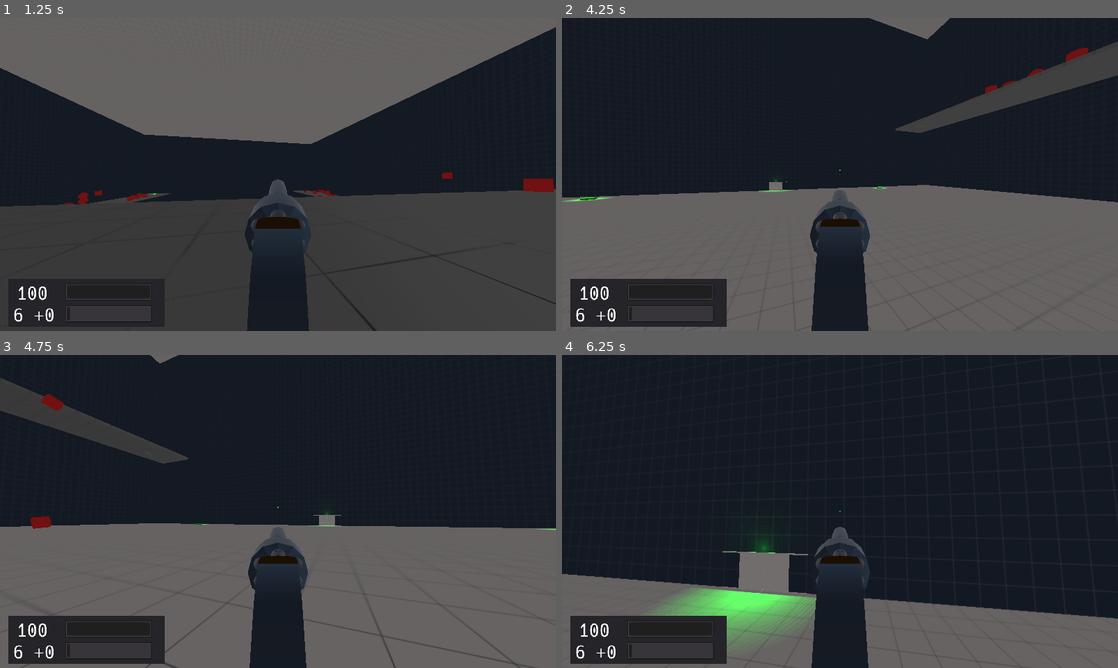
Above: before the commit, frames 1-4 (two rows, left to right).
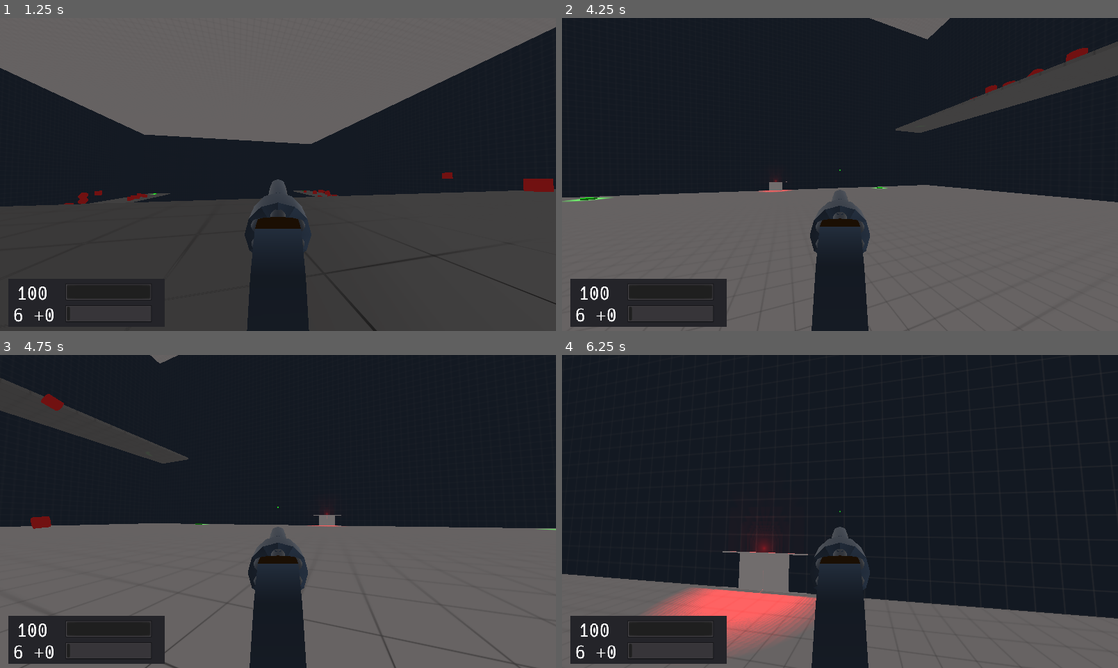
Above: after the commit, the same moments.

Repository: duckinator/keress
Game: Godot game, scene res://levels/Level_003.tscn
Two runs of this game, one before a commit and one after it. Both use one fixed random seed, a clock stepped at 60 frames per second and the inputs below. This scene is started directly instead of the project's main scene.
Inputs (mouse positions are in pixels of both pictures, inside the frame that each line leads up to):
- Up to frame 1 (1.25 s): tap Enter (ui_accept) at 0.5 s; move the mouse to (305, 174) at 0.52 s; press the mouse at (305, 174) at 0.53 s; hold W (movement_forward) from 0.53 s (still down); tap Space (movement_jump) at 0.77 s
- Up to frame 2 (4.25 s): keep holding W (movement_forward); move the mouse to (812, 174) at 1.27 s; release the mouse at (812, 174) at 1.28 s; right-click (812, 174) at 1.35 s; tap Space (movement_jump) at 1.52, 3.02, 3.77 s; move the mouse to (851, 168) at 2.02 s; tap Shift (movement_crouch) at 2.1 s; move the mouse to (834, 180) at 2.77 s; tap Tab (quick_switch_item) at 2.85 s; move the mouse to (878, 177) at 3.52 s; hold 1 from 3.53 s (still down)
- Up to frame 3 (4.75 s): keep holding W (movement_forward); move the mouse to (233, 508) at 4.27 s; release 1 at 4.28 s; tap 2 at 4.35 s; tap Space (movement_jump) at 4.52 s
- Up to frame 4 (6.25 s): move the mouse to (845, 511) at 5.02 s; hold 3 5.03-5.78 s; move the mouse to (817, 505) at 5.77 s; release W (movement_forward) at 5.78 s; hold D (movement_right) from 5.78 s (still down); tap 4 at 5.85 s; tap Space (movement_jump) at 6.02 s

Frame 1 is identical in both runs. In frame 2, less than 0.1% of the frame differs, in the area x 35-42%, y 51-56%; in frame 3, less than 0.1%; in frame 4, 3.5%, in the area x 15-46%, y 56-96%.
Error in both runs: Invalid get index 'result' (on base: 'Dictionary'). (res://BuildInfo.gd:10)

Commit message:
Fix doors always showing green lights even when locked.

Diff:
--- a/src/environment/door/Door.gd
+++ b/src/environment/door/Door.gd
@@ -35,6 +35,8 @@
 	$Lights/Red.visible = locked
 
 func _physics_process(delta):
+	update_state()
+
 	if state == OPENED or state == CLOSED:
 		return
 
@@ -62,9 +64,14 @@
 		$RightTween.interpolate_property(right, "translation", right.translation, right_target, door_speed, Tween.TRANS_ELASTIC, Tween.EASE_IN_OUT)
 		$RightTween.start()
 
+func update_state():
+	var scene = get_tree().current_scene
+	if scene.has_method("update_door_locks"):
+		scene.update_door_locks()
+	_adjust_light()
+
 func open():
 	var scene = get_tree().current_scene
-	_adjust_light()
 
 	if state == OPENED or state == OPENING:
 		return true
@@ -80,7 +87,6 @@
 		return scene.opening_door(self)
 
 func close():
-	_adjust_light()
 	if state == CLOSED or state == CLOSING:
 		return true
 
--- a/src/levels/Level_001.gd
+++ b/src/levels/Level_001.gd
@@ -15,8 +15,9 @@
 	trans = trans.round()
 	Console.log("player_noise(" + str(trans) + ", " + str(sound) + ", " + str(loudness) + ")")
 
-func can_open_door(door):
-	return (not door.is_exit) or (len(mobs) == 0)
+func update_door_locks():
+	if len(mobs) == 0:
+		$Exit_Door.locked = false
 
 func opening_door(door):
 	pass
--- a/src/levels/Level_001.tscn
+++ b/src/levels/Level_001.tscn
@@ -30,154 +30,154 @@
 [sub_resource type="ConvexPolygonShape" id=5]
 points = PoolVector3Array( -25, 1, 100, 25, 1, -100, 25, 1, 100, -25, 1, -100, -25, -1, 100, 25, -1, -100, 25, -1, 100, …(232 unchanged characters)…
 
-[sub_resource type="NavigationMesh" id=39]
+[sub_resource type="NavigationMesh" id=6]
 vertices = PoolVector3Array( -25, 1, 100, 25, 1, -100, 25, 1, 100, -25, 1, -100, -25, -1, 100, 25, -1, -100, 25, -1, 10 …(234 unchanged characters)…
 polygons = [ PoolIntArray( 0, 2, 4 ), PoolIntArray( 2, 6, 4 ), PoolIntArray( 1, 3, 5 ), PoolIntArray( 3, 7, 5 ), PoolIn …(216 unchanged characters)…
 
-[sub_resource type="SpatialMaterial" id=6]
+[sub_resource type="SpatialMaterial" id=7]
 albedo_texture = ExtResource( 3 )
 uv1_scale = Vector3( 0.25, 0, 0.25 )
 uv1_offset = Vector3( 0.5, 0, 0.4 )
 uv1_triplanar = true
 
-[sub_resource type="CubeMesh" id=7]
-material = SubResource( 6 )
+[sub_resource type="CubeMesh" id=8]
+material = SubResource( 7 )
 size = Vector3( 20, 1, 205 )
 
-[sub_resource type="ConvexPolygonShape" id=8]
+[sub_resource type="ConvexPolygonShape" id=9]
 points = PoolVector3Array( -10, 0.5, 102.5, 10, 0.5, -102.5, 10, 0.5, 102.5, -10, 0.5, -102.5, -10, -0.5, 102.5, 10, -0 …(328 unchanged characters)…
 
-[sub_resource type="NavigationMesh" id=40]
+[sub_resource type="NavigationMesh" id=10]
 vertices = PoolVector3Array( -10, 0.5, 102.5, 10, 0.5, -102.5, 10, 0.5, 102.5, -10, 0.5, -102.5, -10, -0.5, 102.5, 10,  …(330 unchanged characters)…
 polygons = [ PoolIntArray( 0, 2, 4 ), PoolIntArray( 2, 6, 4 ), PoolIntArray( 1, 3, 5 ), PoolIntArray( 3, 7, 5 ), PoolIn …(216 unchanged characters)…
 
-[sub_resource type="SpatialMaterial" id=9]
+[sub_resource type="SpatialMaterial" id=11]
 albedo_texture = ExtResource( 3 )
 uv1_scale = Vector3( 0.25, 1, 0.25 )
 uv1_offset = Vector3( 0.5, 0, -0.6 )
 uv1_triplanar = true
 
-[sub_resource type="CubeMesh" id=10]
-material = SubResource( 9 )
+[sub_resource type="CubeMesh" id=12]
+material = SubResource( 11 )
 size = Vector3( 20, 1, 205 )
 
-[sub_resource type="ConvexPolygonShape" id=11]
+[sub_resource type="ConvexPolygonShape" id=13]
 points = PoolVector3Array( -10, 0.5, 102.5, 10, 0.5, -102.5, 10, 0.5, 102.5, -10, 0.5, -102.5, -10, -0.5, 102.5, 10, -0 …(328 unchanged characters)…
 
-[sub_resource type="NavigationMesh" id=41]
+[sub_resource type="NavigationMesh" id=14]
 vertices = PoolVector3Array( -10, 0.5, 102.5, 10, 0.5, -102.5, 10, 0.5, 102.5, -10, 0.5, -102.5, -10, -0.5, 102.5, 10,  …(330 unchanged characters)…
 polygons = [ PoolIntArray( 0, 2, 4 ), PoolIntArray( 2, 6, 4 ), PoolIntArray( 1, 3, 5 ), PoolIntArray( 3, 7, 5 ), PoolIn …(216 unchanged characters)…
 
-[sub_resource type="SpatialMaterial" id=12]
+[sub_resource type="SpatialMaterial" id=15]
 albedo_texture = ExtResource( 4 )
 uv1_scale = Vector3( 0.25, 0.25, 0 )
 uv1_offset = Vector3( 0, 0.4, -0.25 )
 uv1_triplanar = true
 
-[sub_resource type="CubeMesh" id=13]
-material = SubResource( 12 )
+[sub_resource type="CubeMesh" id=16]
+material = SubResource( 15 )
 size = Vector3( 3, 13, 200 )
 
-[sub_resource type="ConvexPolygonShape" id=14]
+[sub_resource type="ConvexPolygonShape" id=17]
 points = PoolVector3Array( -1.5, 6.5, 100, 1.5, 6.5, -100, 1.5, 6.5, 100, -1.5, 6.5, -100, -1.5, -6.5, 100, 1.5, -6.5,  …(304 unchanged characters)…
 
-[sub_resource type="ConvexPolygonShape" id=15]
+[sub_resource type="ConvexPolygonShape" id=18]
 points = PoolVector3Array( -1.5, 6.5, 100, 1.5, 6.5, -100, 1.5, 6.5, 100, -1.5, 6.5, -100, -1.5, -6.5, 100, 1.5, -6.5,  …(304 unchanged characters)…
 
-[sub_resource type="CubeMesh" id=16]
+[sub_resource type="CubeMesh" id=19]
 size = Vector3( 44, 40, 3 )
 
-[sub_resource type="SpatialMaterial" id=17]
+[sub_resource type="SpatialMaterial" id=20]
 albedo_texture = ExtResource( 5 )
 uv1_scale = Vector3( 0.25, 0.25, 0.25 )
 uv1_offset = Vector3( 0.5, 0, 0.5 )
 uv1_triplanar = true
 
-[sub_resource type="ConvexPolygonShape" id=18]
+[sub_resource type="ConvexPolygonShape" id=21]
 points = PoolVector3Array( -22, 20, 1.5, 22, 20, -1.5, 22, 20, 1.5, -22, 20, -1.5, -22, -20, 1.5, 22, -20, -1.5, 22, -2 …(256 unchanged characters)…
 
-[sub_resource type="SpatialMaterial" id=19]
+[sub_resource type="SpatialMaterial" id=22]
 albedo_texture = ExtResource( 5 )
 uv1_scale = Vector3( 0.25, 0.25, 0.25 )
 uv1_offset = Vector3( 0.5, 0.75, 0 )
-uv1_triplanar = true
-
-[sub_resource type="CubeMesh" id=20]
-material = SubResource( 19 )
-size = Vector3( 75, 30, 4 )
-
-[sub_resource type="ConvexPolygonShape" id=21]
-points = PoolVector3Array( -37.5, 15, 2, 37.5, 15, -2, 37.5, 15, 2, -37.5, 15, -2, -37.5, -15, 2, 37.5, -15, -2, 37.5, -15, 2, -37.5, -15, -2, 37.5, 15, 2, -37.5, 15, -2, 37.5, 15, -2, -37.5, 15, 2, 37.5, -15, 2, -37.5, -15, -2, 37.5, -15, -2, -37.5, -15, 2, 37.5, 15, 2, -37.5, -15, 2, -37.5, 15, 2, 37.5, -15, 2, 37.5, 15, -2, -37.5, -15, -2, -37.5, 15, -2, 37.5, -15, -2 )
-
-[sub_resource type="SpatialMaterial" id=22]
-albedo_texture = ExtResource( 5 )
-uv1_scale = Vector3( 0.25, 0.25, 0.25 )
-uv1_offset = Vector3( 0.5, 0.5, 0 )
 uv1_triplanar = true
 
 [sub_resource type="CubeMesh" id=23]
 material = SubResource( 22 )
+size = Vector3( 75, 30, 4 )
+
+[sub_resource type="ConvexPolygonShape" id=24]
+points = PoolVector3Array( -37.5, 15, 2, 37.5, 15, -2, 37.5, 15, 2, -37.5, 15, -2, -37.5, -15, 2, 37.5, -15, -2, 37.5, -15, 2, -37.5, -15, -2, 37.5, 15, 2, -37.5, 15, -2, 37.5, 15, -2, -37.5, 15, 2, 37.5, -15, 2, -37.5, -15, -2, 37.5, -15, -2, -37.5, -15, 2, 37.5, 15, 2, -37.5, -15, 2, -37.5, 15, 2, 37.5, -15, 2, 37.5, 15, -2, -37.5, -15, -2, -37.5, 15, -2, 37.5, -15, -2 )
+
+[sub_resource type="SpatialMaterial" id=25]
+albedo_texture = ExtResource( 5 )
+uv1_scale = Vector3( 0.25, 0.25, 0.25 )
+uv1_offset = Vector3( 0.5, 0.5, 0 )
+uv1_triplanar = true
+
+[sub_resource type="CubeMesh" id=26]
+material = SubResource( 25 )
 size = Vector3( 12, 12, 4 )
 
-[sub_resource type="ConvexPolygonShape" id=24]
+[sub_resource type="ConvexPolygonShape" id=27]
 points = PoolVector3Array( -6, 6, 2, 6, 6, -2, 6, 6, 2, -6, 6, -2, -6, -6, 2, 6, -6, -2, 6, -6, 2, -6, -6, -2, 6, 6, 2, -6, 6, -2, 6, 6, -2, -6, 6, 2, 6, -6, 2, -6, -6, -2, 6, -6, -2, -6, -6, 2, 6, 6, 2, -6, -6, 2, -6, 6, 2, 6, -6, 2, 6, 6, -2, -6, -6, -2, -6, 6, -2, 6, -6, -2 )
 
-[sub_resource type="ConvexPolygonShape" id=25]
+[sub_resource type="ConvexPolygonShape" id=28]
 points = PoolVector3Array( -6, 6, 2, 6, 6, -2, 6, 6, 2, -6, 6, -2, -6, -6, 2, 6, -6, -2, 6, -6, 2, -6, -6, -2, 6, 6, 2, -6, 6, -2, 6, 6, -2, -6, 6, 2, 6, -6, 2, -6, -6, -2, 6, -6, -2, -6, -6, 2, 6, 6, 2, -6, -6, 2, -6, 6, 2, 6, -6, 2, 6, 6, -2, -6, -6, -2, -6, 6, -2, 6, -6, -2 )
 
-[sub_resource type="SpatialMaterial" id=26]
+[sub_resource type="SpatialMaterial" id=29]
 albedo_texture = ExtResource( 3 )
 uv1_scale = Vector3( 0.25, 0, 0.25 )
 uv1_offset = Vector3( 0.5, 0, -0.3 )
 uv1_triplanar = true
 
-[sub_resource type="CubeMesh" id=27]
-material = SubResource( 26 )
-size = Vector3( 60, 3, 10 )
-
-[sub_resource type="ConvexPolygonShape" id=28]
-points = PoolVector3Array( -30, 1.5, 2.5, 30, 1.5, -2.5, 30, 1.5, 2.5, -30, 1.5, -2.5, -30, -1.5, 2.5, 30, -1.5, -2.5, 30, -1.5, 2.5, -30, -1.5, -2.5, 30, 1.5, 2.5, -30, 1.5, -2.5, 30, 1.5, -2.5, -30, 1.5, 2.5, 30, -1.5, 2.5, -30, -1.5, -2.5, 30, -1.5, -2.5, -30, -1.5, 2.5, 30, 1.5, 2.5, -30, -1.5, 2.5, -30, 1.5, 2.5, 30, -1.5, 2.5, 30, 1.5, -2.5, -30, -1.5, -2.5, -30, 1.5, -2.5, 30, -1.5, -2.5 )
-
-[sub_resource type="SpatialMaterial" id=29]
-albedo_texture = ExtResource( 5 )
-uv1_scale = Vector3( 0.25, 0.25, 0.25 )
-uv1_offset = Vector3( 0, -0.4, 0.5 )
-uv1_triplanar = true
-
 [sub_resource type="CubeMesh" id=30]
 material = SubResource( 29 )
-size = Vector3( 80, 27, 3 )
+size = Vector3( 60, 3, 10 )
 
 [sub_resource type="ConvexPolygonShape" id=31]
-points = PoolVector3Array( -40, 8.5, 1.5, 40, 8.5, -1.5, 40, 8.5, 1.5, -40, 8.5, -1.5, -40, -8.5, 1.5, 40, -8.5, -1.5, 40, -8.5, 1.5, -40, -8.5, -1.5, 40, 8.5, 1.5, -40, 8.5, -1.5, 40, 8.5, -1.5, -40, 8.5, 1.5, 40, -8.5, 1.5, -40, -8.5, -1.5, 40, -8.5, -1.5, -40, -8.5, 1.5, 40, 8.5, 1.5, -40, -8.5, 1.5, -40, 8.5, 1.5, 40, -8.5, 1.5, 40, 8.5, -1.5, -40, -8.5, -1.5, -40, 8.5, -1.5, 40, -8.5, -1.5 )
+points = PoolVector3Array( -30, 1.5, 2.5, 30, 1.5, -2.5, 30, 1.5, 2.5, -30, 1.5, -2.5, -30, -1.5, 2.5, 30, -1.5, -2.5, 30, -1.5, 2.5, -30, -1.5, -2.5, 30, 1.5, 2.5, -30, 1.5, -2.5, 30, 1.5, -2.5, -30, 1.5, 2.5, 30, -1.5, 2.5, -30, -1.5, -2.5, 30, -1.5, -2.5, -30, -1.5, 2.5, 30, 1.5, 2.5, -30, -1.5, 2.5, -30, 1.5, 2.5, 30, -1.5, 2.5, 30, 1.5, -2.5, -30, -1.5, -2.5, -30, 1.5, -2.5, 30, -1.5, -2.5 )
 
 [sub_resource type="SpatialMaterial" id=32]
-albedo_texture = ExtResource( 3 )
-uv1_scale = Vector3( 0.25, 0.25, 0.25 )
-uv1_offset = Vector3( 0, 0, 0.125 )
+albedo_texture = ExtResource( 5 )
+uv1_scale = Vector3( 0.25, 0.25, 0.25 )
+uv1_offset = Vector3( 0, -0.4, 0.5 )
 uv1_triplanar = true
 
 [sub_resource type="CubeMesh" id=33]
 material = SubResource( 32 )
-size = Vector3( 80, 3, 210 )
+size = Vector3( 80, 27, 3 )
 
 [sub_resource type="ConvexPolygonShape" id=34]
-points = PoolVector3Array( -40, 1.5, 105, 40, 1.5, -105, 40, 1.5, 105, -40, 1.5, -105, -40, -1.5, 105, 40, -1.5, -105, 40, -1.5, 105, -40, -1.5, -105, 40, 1.5, 105, -40, 1.5, -105, 40, 1.5, -105, -40, 1.5, 105, 40, -1.5, 105, -40, -1.5, -105, 40, -1.5, -105, -40, -1.5, 105, 40, 1.5, 105, -40, -1.5, 105, -40, 1.5, 105, 40, -1.5, 105, 40, 1.5, -105, -40, -1.5, -105, -40, 1.5, -105, 40, -1.5, -105 )
+points = PoolVector3Array( -40, 8.5, 1.5, 40, 8.5, -1.5, 40, 8.5, 1.5, -40, 8.5, -1.5, -40, -8.5, 1.5, 40, -8.5, -1.5, 40, -8.5, 1.5, -40, -8.5, -1.5, 40, 8.5, 1.5, -40, 8.5, -1.5, 40, 8.5, -1.5, -40, 8.5, 1.5, 40, -8.5, 1.5, -40, -8.5, -1.5, 40, -8.5, -1.5, -40, -8.5, 1.5, 40, 8.5, 1.5, -40, -8.5, 1.5, -40, 8.5, 1.5, 40, -8.5, 1.5, 40, 8.5, -1.5, -40, -8.5, -1.5, -40, 8.5, -1.5, 40, -8.5, -1.5 )
 
 [sub_resource type="SpatialMaterial" id=35]
-albedo_texture = ExtResource( 5 )
-uv1_scale = Vector3( 0.25, 0.25, 0.25 )
-uv1_offset = Vector3( 0, 0.75, 0.25 )
+albedo_texture = ExtResource( 3 )
+uv1_scale = Vector3( 0.25, 0.25, 0.25 )
+uv1_offset = Vector3( 0, 0, 0.125 )
 uv1_triplanar = true
 
 [sub_resource type="CubeMesh" id=36]
 material = SubResource( 35 )
+size = Vector3( 80, 3, 210 )
+
+[sub_resource type="ConvexPolygonShape" id=37]
+points = PoolVector3Array( -40, 1.5, 105, 40, 1.5, -105, 40, 1.5, 105, -40, 1.5, -105, -40, -1.5, 105, 40, -1.5, -105, 40, -1.5, 105, -40, -1.5, -105, 40, 1.5, 105, -40, 1.5, -105, 40, 1.5, -105, -40, 1.5, 105, 40, -1.5, 105, -40, -1.5, -105, 40, -1.5, -105, -40, -1.5, 105, 40, 1.5, 105, -40, -1.5, 105, -40, 1.5, 105, 40, -1.5, 105, 40, 1.5, -105, -40, -1.5, -105, -40, 1.5, -105, 40, -1.5, -105 )
+
+[sub_resource type="SpatialMaterial" id=38]
+albedo_texture = ExtResource( 5 )
+uv1_scale = Vector3( 0.25, 0.25, 0.25 )
+uv1_offset = Vector3( 0, 0.75, 0.25 )
+uv1_triplanar = true
+
+[sub_resource type="CubeMesh" id=39]
+material = SubResource( 38 )
 size = Vector3( 3, 18, 204 )
 
-[sub_resource type="ConvexPolygonShape" id=37]
+[sub_resource type="ConvexPolygonShape" id=40]
 points = PoolVector3Array( -1.5, 9, 102, 1.5, 9, -102, 1.5, 9, 102, -1.5, 9, -102, -1.5, -9, 102, 1.5, -9, -102, 1.5, - …(256 unchanged characters)…
 
-[sub_resource type="ConvexPolygonShape" id=38]
+[sub_resource type="ConvexPolygonShape" id=41]
 points = PoolVector3Array( -1.5, 9, 102, 1.5, 9, -102, 1.5, 9, 102, -1.5, 9, -102, -1.5, -9, 102, 1.5, -9, -102, 1.5, - …(256 unchanged characters)…
 
 [node name="Level_001" type="Spatial"]
@@ -279,94 +279,95 @@
 [node name="Top" type="MeshInstance" parent="Arena_Wall_Exit"]
 editor/display_folded = true
 transform = Transform( 1, 0, 0, 0, 1, 0, 0, 0, 1, 0, 28, -167 )
-mesh = SubResource( 20 )
+mesh = SubResource( 23 )
 material/0 = null
 
 [node name="StaticBody" type="StaticBody" parent="Arena_Wall_Exit/Top"]
 
 [node name="CollisionShape" type="CollisionShape" parent="Arena_Wall_Exit/Top/StaticBody"]
-shape = SubResource( 21 )
+shape = SubResource( 24 )
 
 [node name="Left" type="MeshInstance" parent="Arena_Wall_Exit"]
 editor/display_folded = true
 transform = Transform( 1, 0, 0, 0, 1, 0, 0, 0, 1, -16, 7, -167 )
-mesh = SubResource( 23 )
+mesh = SubResource( 26 )
 material/0 = null
 
 [node name="StaticBody" type="StaticBody" parent="Arena_Wall_Exit/Left"]
 
 [node name="CollisionShape" type="CollisionShape" parent="Arena_Wall_Exit/Left/StaticBody"]
-shape = SubResource( 24 )
+shape = SubResource( 27 )
 
 [node name="Right" type="MeshInstance" parent="Arena_Wall_Exit"]
 editor/display_folded = true
 transform = Transform( 1, 0, 0, 0, 1, 0, 0, 0, 1, 16, 7, -167 )
-mesh = SubResource( 23 )
+mesh = SubResource( 26 )
 material/0 = null
 
 [node name="StaticBody" type="StaticBody" parent="Arena_Wall_Exit/Right"]
 
 [node name="CollisionShape" type="CollisionShape" parent="Arena_Wall_Exit/Right/StaticBody"]
-shape = SubResource( 25 )
+shape = SubResource( 28 )
 
 [node name="Path_Floor" type="MeshInstance" parent="."]
 editor/display_folded = true
 transform = Transform( 1, 0, 0, 0, 1, 0, 0, 0, 1, 0, 12.5, 32.5 )
-mesh = SubResource( 27 )
+mesh = SubResource( 30 )
 material/0 = null
 
 [node name="StaticBody" type="StaticBody" parent="Path_Floor"]
 
 [node name="CollisionShape" type="CollisionShape" parent="Path_Floor/StaticBody"]
-shape = SubResource( 28 )
+shape = SubResource( 31 )
 
 [node name="Path_Wall_Rear" type="MeshInstance" parent="."]
 editor/display_folded = true
 transform = Transform( 1, 0, 0, 0, 1, 0, 0, 0, 1, 0, 27.5, 35 )
-mesh = SubResource( 30 )
+mesh = SubResource( 33 )
 material/0 = null
 
 [node name="StaticBody" type="StaticBody" parent="Path_Wall_Rear"]
 
 [node name="CollisionShape" type="CollisionShape" parent="Path_Wall_Rear/StaticBody"]
-shape = SubResource( 31 )
+shape = SubResource( 34 )
 
 [node name="Ceiling" type="MeshInstance" parent="."]
 editor/display_folded = true
 transform = Transform( 1, 0, 0, 0, 1, 0, 0, 0, 1, 0, 42.5, -68.5 )
-mesh = SubResource( 33 )
+mesh = SubResource( 36 )
 material/0 = null
 
 [node name="StaticBody" type="StaticBody" parent="Ceiling"]
 
 [node name="CollisionShape" type="CollisionShape" parent="Ceiling/StaticBody"]
-shape = SubResource( 34 )
+shape = SubResource( 37 )
 
 [node name="Upper_Left_Wall" type="MeshInstance" parent="."]
 editor/display_folded = true
 transform = Transform( 1, 0, 0, 0, 1, 0, 0, 0, 1, 38.5, 32, -68 )
-mesh = SubResource( 36 )
+mesh = SubResource( 39 )
 material/0 = null
 
 [node name="StaticBody" type="StaticBody" parent="Upper_Left_Wall"]
 
 [node name="CollisionShape" type="CollisionShape" parent="Upper_Left_Wall/StaticBody"]
-shape = SubResource( 37 )
+shape = SubResource( 40 )
 
 [node name="Upper_Right_Wall" type="MeshInstance" parent="."]
 editor/display_folded = true
 transform = Transform( 1, 0, 0, 0, 1, 0, 0, 0, 1, -38.5, 32, -68 )
-mesh = SubResource( 36 )
+mesh = SubResource( 39 )
 material/0 = null
 
 [node name="StaticBody" type="StaticBody" parent="Upper_Right_Wall"]
 
 [node name="CollisionShape" type="CollisionShape" parent="Upper_Right_Wall/StaticBody"]
-shape = SubResource( 38 )
+shape = SubResource( 41 )
 
 [node name="Exit_Door" parent="." instance=ExtResource( 6 )]
 transform = Transform( -4.37114e-08, 0, 1, 0, 1, 0, -1, 0, -4.37114e-08, 0, 5.1, -165 )
 is_exit = true
+locked = true
 
 [node name="Transition_001" parent="." instance=ExtResource( 7 )]
 transform = Transform( 1, 0, 0, 0, 1, 0, 0, 0, 1, 0, 0, -185 )
--- a/src/levels/Level_002.gd
+++ b/src/levels/Level_002.gd
@@ -13,8 +13,9 @@
 	trans = trans.round()
 	Console.log("player_noise(" + str(trans) + ", " + str(sound) + ", " + str(loudness) + ")")
 
-func can_open_door(door):
-	return (not door.is_exit) or (len(mobs) == 0)
+func update_door_locks():
+	if len(mobs) == 0:
+		$ExitDoor.locked = false
 
 func mob_died(mob):
 	Console.log("MOB DIED: " + str(mob))
--- a/src/levels/Level_002.tscn
+++ b/src/levels/Level_002.tscn
@@ -27,93 +27,93 @@
 [sub_resource type="ConvexPolygonShape" id=4]
 points = PoolVector3Array( -40, 2, 40, 40, 2, -40, 40, 2, 40, -40, 2, -40, -40, -2, 40, 40, -2, -40, 40, -2, 40, -40, - …(208 unchanged characters)…
 
-[sub_resource type="NavigationMesh" id=23]
+[sub_resource type="NavigationMesh" id=5]
 vertices = PoolVector3Array( -38, 2, 38, 38, 2, -38, 38, 2, 38, -38, 2, -38, -38, -2, 38, 38, -2, -38, 38, -2, 38, -38, …(210 unchanged characters)…
 polygons = [ PoolIntArray( 0, 2, 4 ), PoolIntArray( 2, 6, 4 ), PoolIntArray( 1, 3, 5 ), PoolIntArray( 3, 7, 5 ), PoolIn …(216 unchanged characters)…
 
-[sub_resource type="SpatialMaterial" id=5]
-albedo_texture = ExtResource( 5 )
-uv1_scale = Vector3( 0.25, 0.25, 0.25 )
-uv1_offset = Vector3( 0.5, 0, 0.5 )
-uv1_triplanar = true
-
 [sub_resource type="SpatialMaterial" id=6]
 albedo_texture = ExtResource( 5 )
 uv1_scale = Vector3( 0.25, 0.25, 0.25 )
+uv1_offset = Vector3( 0.5, 0, 0.5 )
+uv1_triplanar = true
+
+[sub_resource type="SpatialMaterial" id=7]
+albedo_texture = ExtResource( 5 )
+uv1_scale = Vector3( 0.25, 0.25, 0.25 )
 uv1_offset = Vector3( 0.5, 0.5, 0.5 )
 uv1_triplanar = true
 
-[sub_resource type="SpatialMaterial" id=7]
+[sub_resource type="SpatialMaterial" id=8]
 albedo_texture = ExtResource( 6 )
 uv1_scale = Vector3( 100, 100, 100 )
 
-[sub_resource type="CylinderMesh" id=8]
-material = SubResource( 7 )
+[sub_resource type="CylinderMesh" id=9]
+material = SubResource( 8 )
 top_radius = 4.0
 bottom_radius = 4.0
 height = 44.0
 
-[sub_resource type="ConvexPolygonShape" id=9]
+[sub_resource type="ConvexPolygonShape" id=10]
 points = PoolVector3Array( 0, 22, 4, 0.392069, 22, 3.98074, 0.780361, 22, 3.92314, 1.16114, 22, 3.82776, 1.53073, 22, 3 …(12499 unchanged characters)…
 
-[sub_resource type="SpatialMaterial" id=10]
+[sub_resource type="SpatialMaterial" id=11]
 albedo_texture = ExtResource( 7 )
 uv1_scale = Vector3( 0.25, 0.25, 0.25 )
 uv1_offset = Vector3( 0.5, 0.5, 0 )
 uv1_triplanar = true
 
-[sub_resource type="SpatialMaterial" id=11]
+[sub_resource type="SpatialMaterial" id=12]
 albedo_texture = ExtResource( 7 )
 uv1_scale = Vector3( 0.25, 0.25, 0.25 )
 uv1_offset = Vector3( 0, 0.5, 0.5 )
 uv1_triplanar = true
 
-[sub_resource type="SpatialMaterial" id=12]
+[sub_resource type="SpatialMaterial" id=13]
 albedo_texture = ExtResource( 7 )
 uv1_scale = Vector3( 0.25, 0.25, 0.25 )
 uv1_offset = Vector3( 0, 0.5, 0.5 )
 uv1_triplanar = true
 
-[sub_resource type="SpatialMaterial" id=13]
+[sub_resource type="SpatialMaterial" id=14]
 albedo_texture = ExtResource( 5 )
 uv1_scale = Vector3( 0.25, 0.25, 0.25 )
 uv1_offset = Vector3( 0.5, 0.5, 0.5 )
 uv1_triplanar = true
 
-[sub_resource type="CubeMesh" id=14]
-material = SubResource( 13 )
+[sub_resource type="CubeMesh" id=15]
+material = SubResource( 14 )
 size = Vector3( 20, 4, 20 )
 
-[sub_resource type="ConvexPolygonShape" id=15]
+[sub_resource type="ConvexPolygonShape" id=16]
 points = PoolVector3Array( -10, 2, 10, 10, 2, -10, 10, 2, 10, -10, 2, -10, -10, -2, 10, 10, -2, -10, 10, -2, 10, -10, - …(208 unchanged characters)…
 
-[sub_resource type="SpatialMaterial" id=16]
+[sub_resource type="SpatialMaterial" id=17]
 albedo_texture = ExtResource( 7 )
 uv1_scale = Vector3( 0.25, 0.25, 0.25 )
 uv1_offset = Vector3( 0.5, 0.5, 0.5 )
 uv1_triplanar = true
 
-[sub_resource type="CubeMesh" id=17]
-material = SubResource( 16 )
+[sub_resource type="CubeMesh" id=18]
+material = SubResource( 17 )
 size = Vector3( 20, 44, 4 )
 
-[sub_resource type="ConvexPolygonShape" id=18]
+[sub_resource type="ConvexPolygonShape" id=19]
 points = PoolVector3Array( -10, 18, 2, 10, 18, -2, 10, 18, 2, -10, 18, -2, -10, -18, 2, 10, -18, -2, 10, -18, 2, -10, - …(208 unchanged characters)…
 
-[sub_resource type="SpatialMaterial" id=19]
+[sub_resource type="SpatialMaterial" id=20]
 albedo_texture = ExtResource( 7 )
 uv1_scale = Vector3( 0.25, 0.25, 0.25 )
 uv1_offset = Vector3( 0.5, 0.5, 0.5 )
 uv1_triplanar = true
 
-[sub_resource type="CubeMesh" id=20]
-material = SubResource( 19 )
+[sub_resource type="CubeMesh" id=21]
+material = SubResource( 20 )
 size = Vector3( 4, 44, 12 )
 
-[sub_resource type="ConvexPolygonShape" id=21]
+[sub_resource type="ConvexPolygonShape" id=22]
 points = PoolVector3Array( -2, 18, 6, 2, 18, -6, 2, 18, 6, -2, 18, -6, -2, -18, 6, 2, -18, -6, 2, -18, 6, -2, -18, -6,  …(184 unchanged characters)…
 
-[sub_resource type="ConvexPolygonShape" id=22]
+[sub_resource type="ConvexPolygonShape" id=23]
 points = PoolVector3Array( -2, 18, 6, 2, 18, -6, 2, 18, 6, -2, 18, -6, -2, -18, 6, 2, -18, -6, 2, -18, 6, -2, -18, -6,  …(184 unchanged characters)…
 
 [node name="Level_002" type="Spatial"]
@@ -284,11 +284,12 @@
 width = 4.0
 height = 52.0
 depth = 80.0
-material = SubResource( 10 )
+material = SubResource( 11 )
 
 [node name="ExitDoor" parent="." instance=ExtResource( 4 )]
 transform = Transform( -1, 0, -8.74228e-08, 0, 1, 0, 8.74228e-08, 0, -1, -38, 28, -40 )
 is_exit = true
+locked = true
 
 [node name="Transition_Exit_Door" parent="." instance=ExtResource( 4 )]
 transform = Transform( -1, 0, -8.74228e-08, 0, 1, 0, 8.74228e-08, 0, -1, -78, 28, -40 )
--- a/src/levels/Level_003.gd
+++ b/src/levels/Level_003.gd
@@ -20,8 +20,9 @@
 	trans = trans.round()
 	emit_signal("noise", trans, sound, loudness)
 
-func can_open_door(door):
-	return (not door.is_exit) or (len(mobs) == 0)
+func update_door_locks():
+	if len(mobs) == 0:
+		$Level_Exit_Door.locked = false
 
 func opening_door(door):
 	pass
--- a/src/levels/Level_003.tscn
+++ b/src/levels/Level_003.tscn
@@ -319,6 +319,7 @@
 [node name="Level_Exit_Door" parent="." instance=ExtResource( 4 )]
 transform = Transform( -1, 0, -8.74228e-08, 0, 1, 0, 8.74228e-08, 0, -1, -416, -96, -2 )
 is_exit = true
+locked = true
 
 [node name="Transition_Exit_Door" parent="." instance=ExtResource( 4 )]
 transform = Transform( 1, 0, 0, 0, 1, 0, 0, 0, 1, -456, -96, -2 )
Not shown: 5 places in src/environment/door/Door.tscn that only renumber resources
Not shown: 1 places in src/levels/Level_001.tscn that only renumber resources
Not shown: 11 places in src/levels/Level_002.tscn that only renumber resources
